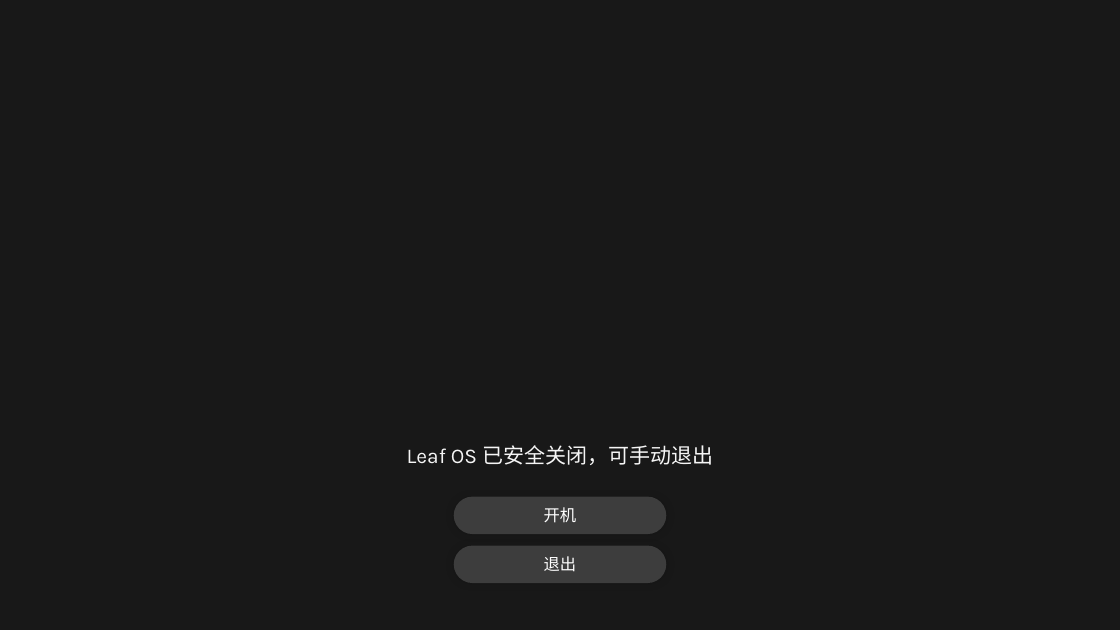
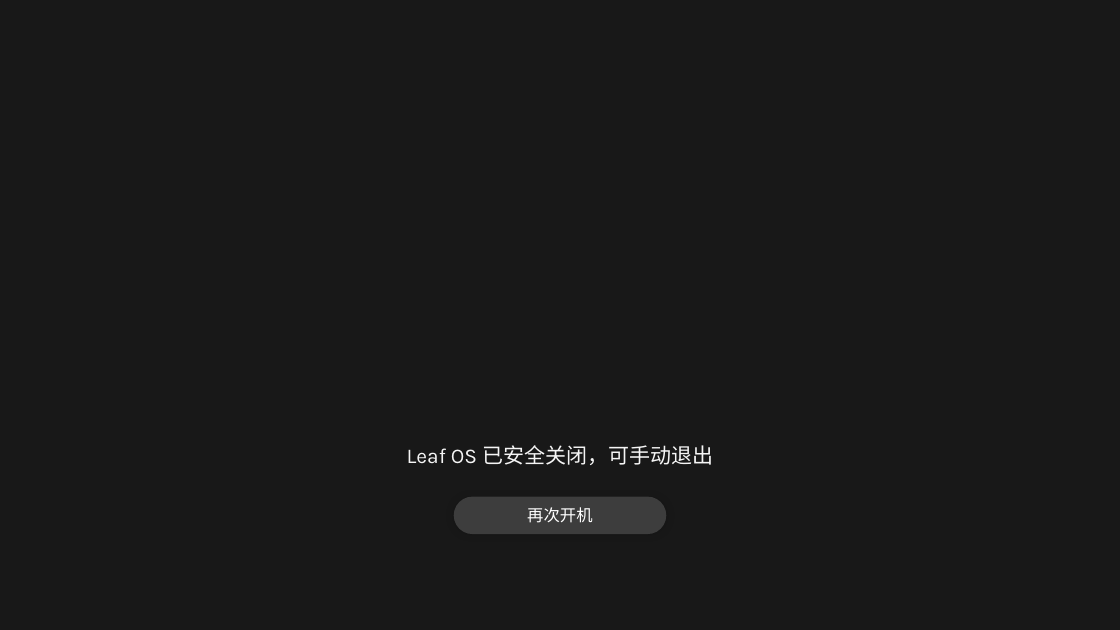
Before and after one commit to Yusurmount/Leaf-OS, a slide deck: slide 42 of 5.0.0.preview.2506a.pptx. Drawn at 1120x630 pixels with LibreOffice and Linux fonts; fonts in the diff are those of the drawing. Boxes give left, top, right and bottom in pixels: in the first picture for what was removed or moved away, otherwise in the second. Text is boxed around its words. In the diff, an @@ line names an element or a change of style, - is before the commit and + after.

```diff
--- a/5.0.0.preview.2506a.pptx
+++ b/5.0.0.preview.2506a.pptx
@@ text in rounded rectangle at [527, 507, 592, 523]: text changed @@
-开机
+再次开机
@@ rounded rectangle removed at [454, 546, 666, 584] @@
-退出
```
Also in this commit, not shown: 1 other slide changed.
